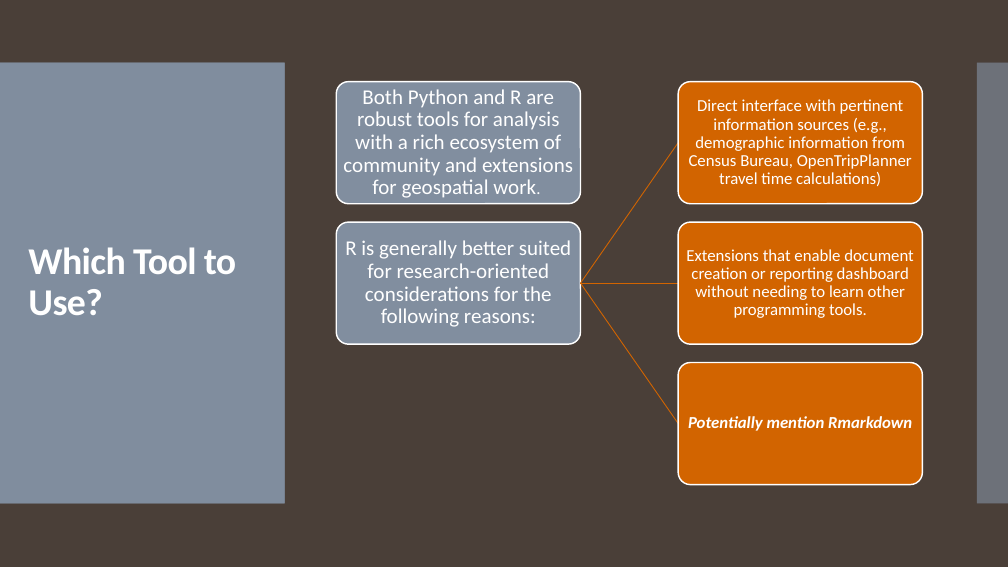
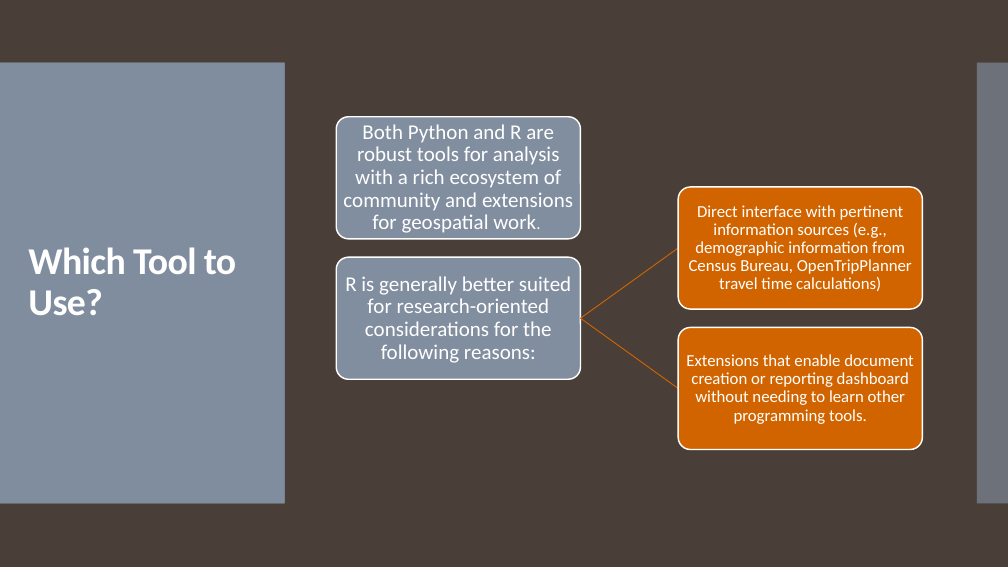
Before and after one commit to jwattier/nycdsa_ccc_nyc, a slide deck: slide 5 of Better Together CCC NYC.pptx. Drawn at 1008x567 pixels with LibreOffice and Linux fonts; fonts in the diff are those of the drawing. Boxes give left, top, right and bottom in pixels: in the first picture for what was removed or moved away, otherwise in the second. Text is boxed around its words. In the diff, an @@ line names an element or a change of style, - is before the commit and + after.

```diff
--- a/Better Together CCC NYC.pptx
+++ b/Better Together CCC NYC.pptx
@@ rounded rectangle removed at bbox=[678, 82, 923, 204] @@
@@ freeform shape removed at bbox=[579, 142, 679, 284] @@
@@ rounded rectangle: place and size @@
-rounded rectangle at bbox=[678, 222, 923, 345]
+rounded rectangle at bbox=[678, 187, 923, 309]
@@ text "Direct interface with pertinent information ...": place and size @@
-text "Direct interface with pertinent information ..." at bbox=[689, 99, 912, 186]
+text "Direct interface with pertinent information ..." at bbox=[689, 205, 912, 291]
@@ 2 texts, 2 rounded rectangles: place and size @@
-2 texts, 2 rounded rectangles at bbox=[337, 82, 581, 345]
+2 texts, 2 rounded rectangles at bbox=[337, 116, 581, 380]
@@ freeform shape at bbox=[580, 247, 679, 320]: rotation 0 to 324 degrees; outline redrawn @@
@@ freeform shape at bbox=[580, 317, 679, 390]: rotation 55 to 35 degrees; outline redrawn @@
@@ rounded rectangle: place and size @@
-rounded rectangle at bbox=[678, 362, 923, 485]
+rounded rectangle at bbox=[678, 327, 923, 450]
@@ text "Extensions that enable document creation ...": place and size @@
-text "Extensions that enable document creation ..." at bbox=[686, 249, 913, 318]
+text "Extensions that enable document creation ..." at bbox=[686, 354, 913, 424]
@@ text removed at bbox=[688, 416, 912, 431] @@
-Potentially mention Rmarkdown
```
Also in this commit, not shown: 1 other slide changed, 3 other files.
